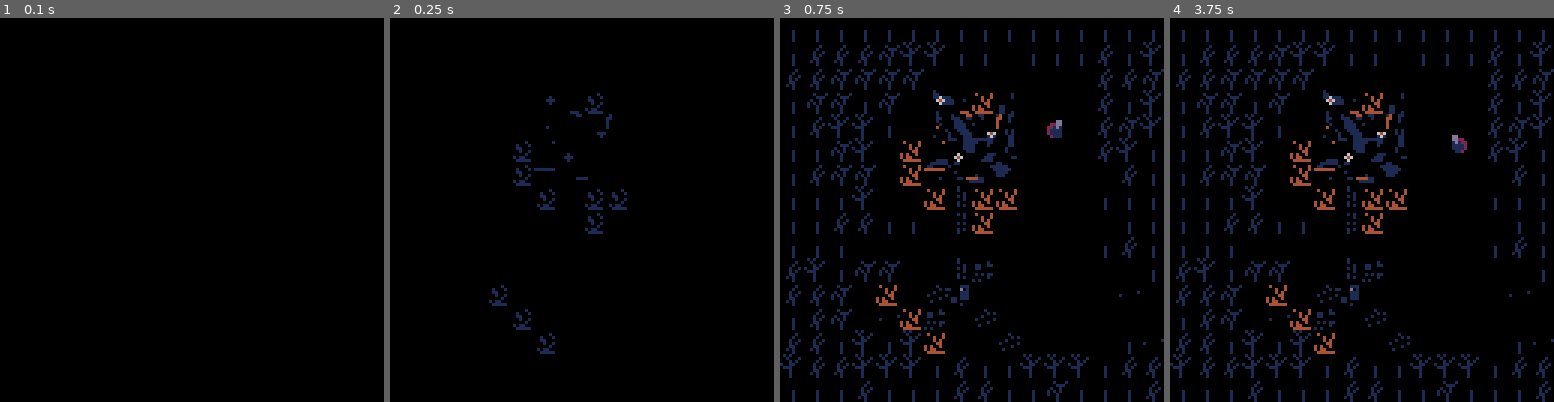
Above: before the commit, frames 1-4 (left to right).
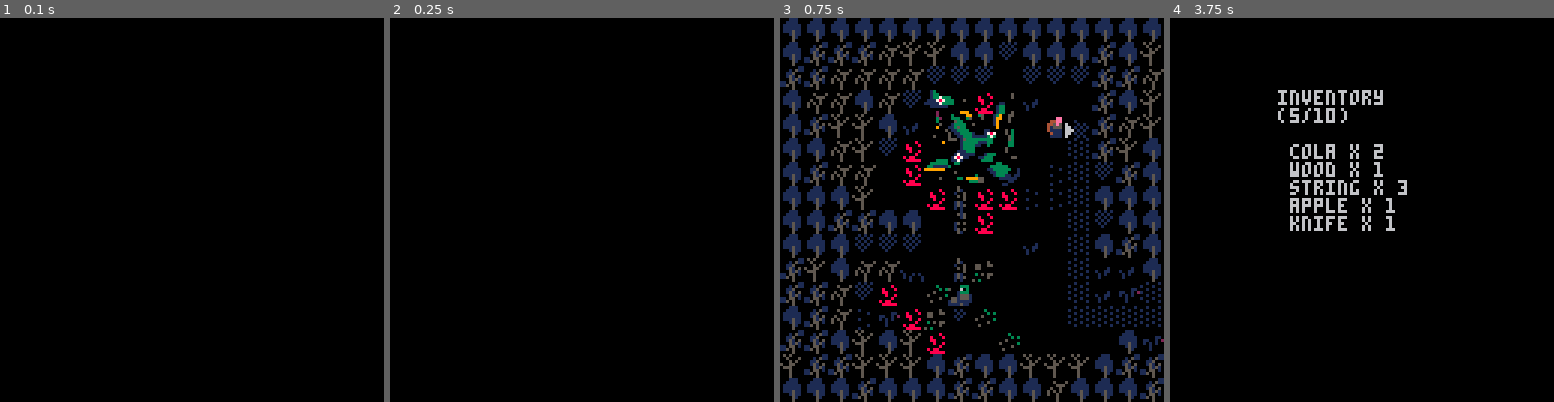
Above: after the commit, the same moments.

Repository: obsfx/zero-ld46
Game: PICO-8 cartridge ld46.p8
The game is run twice, just before and just after one commit, with the same random seed, the same clock (stepped at 60 frames per second) and the same inputs.
Inputs:
- Up to frame 1 (0.1 s): no input
- Up to frame 2 (0.25 s): no input
- Up to frame 3 (0.75 s): tap X (X key) at 0.33 s; tap O (Z key) at 0.7 s
- Up to frame 4 (3.75 s): tap X (X key) at 1.07, 1.85, 2.97 s; hold Right 1.6-2.1 s; tap O (Z key) every 0.4 s from 1.7 to 3.7 s; hold Up 2.15-2.42 s; hold Right 2.47-3.03 s; hold Left 3.08-3.58 s; hold Down from 3.63 s (still down)

Frame 1 is identical in both runs. In frame 2, 1.2% of the frame differs, in the area x 25-62%, y 19-88%; in frame 3, 30%, in the area x 0-100%, y 0-100%; in frame 4, 13%.

Commit message:
enemy ai some levels

Diff:
--- a/ld46.p8
+++ b/ld46.p8
@@ -9,7 +9,7 @@
 	setfade("in")
 end
 
-function _update60()
+function _update()
 	_s.t+=1
 	if _s.usts then
 		_s.csc:u()
@@ -94,8 +94,9 @@
 
 	u=function(s)
 		_s.plyr:u()
-		oblts(_s.pblts,_s.enms)
+		oblts(_s.pblts,enpl["e".._s.cc.."_".._s.cr])
 		oblts(_s.eblts,{_s.plyr})
+		oall(enpl["e".._s.cc.."_".._s.cr])
 --		operate(s.objs)
 		mapanm(s.manms)
 --		s.p:u()
@@ -111,6 +112,8 @@
 		_s.plyr:d()
 		dall(_s.pblts)
 		dall(_s.eblts)
+
+		dall(enpl["e".._s.cc.."_".._s.cr])
 --		d_rb(s.objs, 11)
 --		d_rc(s.objs, 10)
 --		s.p:d()
@@ -120,6 +123,10 @@
 }
 -->8
 --util
+function dis(a,b)
+	return sqrt((a.x-b.x)*(a.x-b.x)+(a.y-b.y)*(a.y-b.y))
+end
+
 --fade in/out
 function setfade(t, cbfn)
 	if t=="in" then
@@ -214,24 +221,26 @@
 function oblts(ap,bp)
 	for a in all(ap) do
 		a:u()
-		local ah=sqrt(a.x*a.x+a.y*a.y)
 
 		for b in all(bp) do
-			local bh=sqrt(b.x*b.x+b.y*b.y)
-			if abs(ah-bh)<5 then
+			if dis(a,b)<5 then
 				printh("dang")
 			end
 		end
 
+	end
+end
+
+function oall(objs)
+	for o in all(objs) do
+		o:u()
 	end
 end
 
 --drawng
 function dall(objs)
 	for o in all(objs) do
-		if o.de then
-			o:d()
-		end
+		o:d()
 	end
 end
 
@@ -339,6 +348,7 @@
 	_s.cr=flr(y/128)*16
 	_s.cx=flr(x/128)*128
 	_s.cy=flr(y/128)*128
+	printh(_s.cc.." ".._s.cr)
 	camera(_s.cx,_s.cy)
 end
 
@@ -447,9 +457,13 @@
 			{7,1},
 		},
 
-		bbs=2,
-		bx=2,
+		bbs=3,
+		bx=3,
 		by=0,
+
+		mrx=2,
+		mry=2,
+		mrf=10,
 
 		mvu=function(s)
 			if _s.msts then
@@ -464,6 +478,10 @@
 					mvd=true
 					s.bx=-s.bbs
 					s.by=0
+
+					s.mrx=-2
+					s.mry=2
+					s.mrf=11
 				end
 				if btn(1) then
 					s.dx=s.sx
@@ -471,22 +489,32 @@
 					mvd=true
 					s.bx=s.bbs
 					s.by=0
+
+					s.mrx=2
+					s.mry=2
+					s.mrf=10
 				end
 				if btn(2) then
 					s.dy=-s.sy
 					mvd=true
 					s.bx=0
 					s.by=-s.bbs
+					s.mrx=0
+					s.mry=-2
+					s.mrf=12
 				end
 				if btn(3) then
 					s.dy=s.sy
 					mvd=true
 					s.bx=0
 					s.by=s.bbs
+					s.mrx=0
+					s.mry=2
+					s.mrf=13
 				end
 				if btnp(5) then
 					add(_s.pblts,
-					bullet(s.x,s.y,s.bx,s.by,_s.pblts))
+					bullet(s.x+s.bx+4,s.y+s.by+6,s.bx,s.by,_s.pblts))
 				end
 
 				if mvd then
@@ -510,20 +538,6 @@
 					openinv(s.inv)
 				end
 			end
-
---			if _s.inv then
---				if btnp(2) then
---					if _s.invi>1 then
---						_s.invi-=1
---					end
---				end
---
---				if btnp(3) then
---					if _s.invi<#_s.invb then
---						_s.invi+=1
---					end
---				end
---			end
 		end,
 
 		chckintr=function(s)
@@ -564,6 +578,8 @@
 			spr(
 			s.canm[1]+((_s.t/s.canm[3])%s.canm[2]),
 			s.x,s.y,1,1,s.flp)
+
+			spr(s.mrf,s.x+s.mrx,s.y+s.mry)
 		end
 	}
 
@@ -619,8 +635,242 @@
 		end
 	}
 
-	mt=merge_t(t,mob(x,y,6,6,sx,sy))
+	mt=merge_t(t,mob(x-4,y-4,4,4,sx,sy))
 	return mt
+end
+
+function enemy(x,y)
+	local t={
+		enmy=true,
+
+		anms={
+			--sprite,frame,speed
+			{36,4,3},
+			{36,2,20}
+		},
+
+		bbs=3,
+		bx=3,
+		by=0,
+		mvdec=0,
+		mvdex=0,
+		mvdey=0,
+
+		alarmed=false,
+		trgt={},
+
+		firec=0,
+		rtc=0,
+
+		mvl=function(s)
+			s.dx=-s.sx
+			if s.rtc==0 then
+				s.flp=true
+				if s.alarmed then
+					s.rtc=30
+				end
+			end
+			mvd=true
+		end,
+
+		mvr=function(s)
+			s.dx=s.sx
+			if s.rtc==0 then
+				s.flp=false
+				if s.alarmed then
+					s.rtc=30
+				end
+			end
+			mvd=true
+		end,
+
+		mvt=function(s)
+			s.dy=-s.sy
+			mvd=true
+		end,
+
+		mvb=function(s)
+			s.dy=s.sy
+			mvd=true
+		end,
+
+		checkalrm=function(s)
+			if dis(_s.plyr,s)<45 then
+				s.alarmed=true
+				s.trgt=_s.plyr
+
+				for en in all(enpl["e".._s.cc.."_".._s.cr]) do
+						if en != s then
+							if dis(_s.plyr,en)<=dis(_s.plyr,s) then
+								s.trgt=en
+							end
+						end
+				end
+			end
+		end,
+
+		alrm=function(s)
+			if s.alarmed then
+				local mvd=false
+				s.sx=0.75
+				s.sy=0.75
+
+				if dis(s.trgt,s)>16 then
+					if abs((_s.plyr.x-s.x))>4 then
+						if _s.plyr.x>s.x then
+							s:mvr()
+							mvd=true
+						else
+							s:mvl()
+							mvd=true
+						end
+					end
+
+					if abs((_s.plyr.y-s.y))>4 then
+						if _s.plyr.y>s.y then
+							s:mvb()
+							mvd=true
+						else
+							s:mvt()
+							mvd=true
+						end
+					end
+				end
+				if mvd then
+					s:mv()
+
+					s.canm=s.anms[1]
+				else
+					s.canm=s.anms[2]
+				end
+
+				if s.firec>0 then
+					s.firec-=1
+				else
+					s.firec=rnd(40)+15
+					s:fire()
+				end
+			end
+		end,
+
+		fire=function(s)
+			if abs(s.x-_s.plyr.x)>abs(s.y-_s.plyr.y) then
+				s.by=0
+
+				if s.x>_s.plyr.x then
+					s.bx=-s.bbs
+				else
+					s.bx=s.bbs
+				end
+			else
+				s.bx=0
+
+				if s.y>_s.plyr.y then
+					s.by=-s.bbs
+				else
+					s.by=s.bbs
+				end
+			end
+
+			add(_s.eblts,
+			bullet(s.x+s.bx+5,s.y+s.by+5,s.bx,s.by,_s.eblts))
+		end,
+
+		wlkdecide=function(s)
+			s.sx=0.5
+			s.sy=0.5
+			s.mvdec=45
+
+			local rfx,rfy=rnd(30),rnd(30)
+
+			if rfx<5 then
+				s.mvdex=-1
+			elseif rfx>25 then
+				s.mvdex=1
+			else
+				s.mvdex=0
+			end
+
+			if rfy<2 then
+				s.mvdey=-1
+			elseif rfx>28 then
+				s.mvdey=1
+			else
+				s.mvdey=0
+			end
+		end,
+
+		mvu=function(s)
+			if _s.msts then
+				local mvd=false
+
+				s.dx=0
+				s.dy=0
+
+				if s.mvdec>0 then
+					s.mvdec-=1
+
+					if s.mvdex==-1 then
+						s:mvl()
+						mvd=true
+					elseif s.mvdex==1 then
+						s:mvr()
+						mvd=true
+					end
+
+					if s.mvdey==-1 then
+						s:mvt()
+						mvd=true
+					elseif s.mvdey==1 then
+						s:mvb()
+						mvd=true
+					end
+				else
+					if not s.alarmed then
+						s:wlkdecide()
+					end
+				end
+
+				if mvd then
+					s:mv()
+
+					if s.dx==0 and s.mvdex!=0 then
+						s.mvdec=0
+					end
+
+					if s.dy==0 and s.mvdey!=0 then
+						s.mvdec=0
+					end
+
+					s.canm=s.anms[1]
+				else
+					s.canm=s.anms[2]
+				end
+
+			end
+		end,
+
+		u=function(s)
+			if s.rtc>0 then
+				s.rtc-=1
+			end
+
+			s:checkalrm()
+			if not s.alarmed then
+				s:mvu()
+			else
+				s:alrm()
+			end
+		end,
+
+		d=function(s)
+			spr(
+			s.canm[1]+((_s.t/s.canm[3])%s.canm[2]),
+			s.x,s.y,1,1,s.flp)
+		end
+	}
+
+	return merge_t(t,mob(x,y,8,8,1,1))
 end
 -->8
 --data
@@ -665,6 +915,34 @@
 	}
 }
 
+--enemy placement
+
+enpl={
+	e16_16={
+		enemy(224,184),
+		enemy(184,184),
+	},
+	e32_16={
+		enemy(320,160),
+		enemy(344,208),
+		enemy(296,216),
+	},
+	e32_0={
+		enemy(304,56),
+		enemy(344,72),
+		enemy(368,48),
+	},
+	e48_0={
+		enemy(448,88),
+		enemy(488,72),
+		enemy(456,104),
+	},
+	e48_16={
+		enemy(480,184),
+		enemy(408,216),
+	}
+}
+
 
 
 
@@ -795,29 +1073,37 @@
 
 __gff__
 0000000000000000000000000000000000000000000000000000000000000000000000000000000000000000000000000000000000000000000000000000000000000000000000050000000100000000000000000000000000000000010000000000000000000001010101000101000001010000000000000000000000000100
-0000000000000000000001000101010100000000000000010000010001000001000000000000000000468600010000010101000000000001010101000101010100000000000000000000000000000000000000000000000000000000000000000000000000000000000000000000000000000000000000000000000000000000
+0000000000000000000001000101010100000000000000010000010001000001000000000000000000468600010000010101000000000101010101000101010100010101010000000000000000000000000100000100000000000000000000000001000101000000000000000000000000010101010000000000000000000000
 __map__
-6767676767676767676767676767676767676767676767676767676767676767000000000000000000000000000000000000000000000000000000000000000000000000000000000000000000000000000000000000000000000000000000000000000000000000000000000000000000000000000000000000000000000000
-676868686a696967677767676768676967676700000067670068676869676867000000000000000000000000000000000000000000000000000000000000000000000000000000000000000000000000000000000000000000000000000000000000000000000000000000000000000000000000000000000000000000000000
-68686a6a6a6a7777770077777768686a67000000690000000000000069696767000000000000000000000000000000000000000000000000000000000000000000000000000000000000000000000000000000000000000000000000000000000000000000000000000000000000000000000000000000000000000000000000
-676a6a676a774b4c714e42000068676969404069698097979797979769696967000000000000000000000000000000000000000000000000000000000000000000000000000000000000000000000000000000000000000000000000000000000000000000000000000000000000000000000000000000000000000000000000
-6768696967425b5c5d5e400064686a6969406977779797979797979797696967000000000000000000000000000000000000000000000000000000000000000000000000000000000000000000000000000000000000000000000000000000000000000000000000000000000000000000000000000000000000000000000000
-67676a6977716b6c6d6e40007468696767407700809797979797979797776867000000000000000000000000000000000000000000000000000000000000000000000000000000000000000000000000000000000000000000000000000000000000000000000000000000000000000000000000000000000000000000000000
-67686a6a40717b7c7d7e4044747768676740004280bab7bab7b7b9b7ba006867000000000000000000000000000000000000000000000000000000000000000000000000000000000000000000000000000000000000000000000000000000000000000000000000000000000000000000000000000000000000000000000000
-67676769404071577170444474676767676a0000808045420000aa0000006767000000000000000000000000000000000000000000000000000000000000000000000000000000000000000000000000000000000000000000000000000000000000000000000000000000000000000000000000000000000000000000000000
-67676868676740587100000074776767696a7400676900000000749797976867000000000000000000000000000000000000000000000000000000000000000000000000000000000000000000000000000000000000000000000000000000000000000000000000000000000000000000000000000000000000000000000000
-6767677777774040404042007467686769686874776900420097979797976767000000000000000000000000000000000000000000000000000000000000000000000000000000000000000000000000000000000000000000000000000000000000000000000000000000000000000000000000000000000000000000000000
-6869676a6a510057480000007442426769687774007774747497979797976867000000000000007474747474747474747474747474000000000000000000000000000000000000000000000000000000000000000000000000000000000000000000000000000000000000000000000000000000000000000000000000000000
-68686a77700049474040400074424574777740744040744052b7b9b7b8ba6767000000000000747400000000000000007400000074747400000000000000000000000000000000000000000000000000000000000000000000000000000000000000000000000000000000000000000000000000000000000000000000000000
-67686a4445704878494040007474747474747474747474747474aa4569676767000000000000740000000000000000000000000000007474000000000000000000000000000000000000000000000000000000000000000000000000000000000000000000000000000000000000000000000000000000000000000000000000
-6868676967697040404900000000674567676767404040407440407474696867000000000000747474000000000000000000000000000074747474000000000000000000000000000000000000000000000000000000000000000000000000000000000000000000000000000000000000000000000000000000000000000000
-6968686969696768676769696967686867686769696769687474747467696867000000000000000074740000000000000000000000000000000074747474000000000000000000000000000000000000000000000000000000000000000000000000000000000000000000000000000000000000000000000000000000000000
-67676768676767686867676a6767676867676768676767676774676769696767000000000000000000747400000000000000000000000000000000000074000000000000000000000000000000000000000000000000000000000000000000000000000000000000000000000000000000000000000000000000000000000000
-0000000000000000000000000000000000000000000000000074740000000000000000000000000000007400000000000000000000000000000000000000000000000000000000000000000000000000000000000000000000000000000000000000000000000000000000000000000000000000000000000000000000000000
-0000000000000000000000000000000000000000000000000074747474747400000000000000000000747400000000000000000000000000000000000000000000000000000000000000000000000000000000000000000000000000000000000000000000000000000000000000000000000000000000000000000000000000
-0000008c8d8e8d8e8f0000000000000000000000000000000074000000007400000000000000000074740000000000000000000000000000000000000000000000000000000000000000000000000000000000000000000000000000000000000000000000000000000000000000000000000000000000000000000000000000
-00008cb09d009d9eb18f0000008c8e8f00000074747474747474000000007400000000007474747474000000000000000000000000000000000000000000000000000000000000000000000000000000000000000000000000000000000000000000000000000000000000000000000000000000000000000000000000000000
-00009c000000ad00009f008c8eb0009f00007474000000000000000000007474747474747400000000000000000000000000000000000000000000000000000000000000000000000000000000000000000000000000000000000000000000000000000000000000000000000000000000000000000000000000000000000000
-0000bcbdbdbebea9bebf00acad00ad9f00000000000000000000000000000000000000000000000000000000000000000000000000000000000000000000000000000000000000000000000000000000000000000000000000000000000000000000000000000000000000000000000000000000000000000000000000000000
-0000000000008a9a9a0000bca9bebebf00000000000000000000000000000000000000000000000000000000000000000000000000000000000000000000000000000000000000000000000000000000000000000000000000000000000000000000000000000000000000000000000000000000000000000000000000000000
-00000000000000000000008a9a8a000000000000000000000000000000000000000000000000000000000000000000000000000000000000000000000000000000000000000000000000000000000000000000000000000000000000000000000000000000000000000000000000000000000000000000000000000000000000
+6767676767676767676767676767676767676767676767676767676767676767696767676967676767676a6a6a676a676767676767676967676767676767670000000000000000000000000000000000000000000000000000000000000000000000000000000000000000000000000000000000000000000000000000000000
+676868686a696967677767676768676967676700000067670068676869676867696967676767696a6a67676767676a676769696969696967676969676767670000000000000000000000000000000000000000000000000000000000000000000000000000000000000000000000000000000000000000000000000000000000
+68686a6a6a6a7777770077777768686a67000000690000000000000069696767676767676767696969696967676767676767676767676969696969676767676700000000000000000000000000000000000000000000000000000000000000000000000000000000000000000000000000000000000000000000000000000000
+676a6a676a774b4c714e4200006867696940406969809797979797976969696767676a6a67000000749797970000686767676a6a670000e3404040000067686700000000000000000000000000000000000000000000000000000000000000000000000000000000000000000000000000000000000000000000000000000000
+6768696967425b5c5d5e400064686a696940697777979797979797979769696767676a4040404097979797970000686767676a40404040e14074404000e4686700000000000000000000000000000000000000000000000000000000000000000000000000000000000000000000000000000000000000000000000000000000
+67676a6977716b6c6d6e400074686967674077008097979797979797977768676700749797974097979797974000676767409797979740e14040714040e4676700000000000000000000000000000000000000000000000000000000000000000000000000000000000000000000000000000000000000000000000000000000
+67686a6a40717b7c7d7e4044747768676740004280bab7bab7b7b9b7ba00686767979797979774b7b9b7b8ba404074747474b7b8b6ba74d17474404040e4686700000000000000000000000000000000000000000000000000000000000000000000000000000000000000000000000000000000000000000000000000000000
+67676769404071577170444474676767676a0000808045420000aa00000067676797979797970000aa7440404040747474740000404040d10074404040e4676700000000000000000000000000000000000000000000000000000000000000000000000000000000000000000000000000000000000000000000000000000000
+67676868676740587100000074776767696a740067690000000074979797686767b7b9b7b8ba0042007440404074747474744040404040f1f2f2f34040f4746700000000000000000000000000000000000000000000000000000000000000000000000000000000000000000000000000000000000000000000000000000000
+67676777777740404040420074676867696868747769004200979797979767676700aa747474744040740074979797686800804040404040404040404074676700000000000000000000000000000000000000000000000000000000000000000000000000000000000000000000000000000000000000000000000000000000
+6869676a6a510057480000007442426769687774007774747497979797976867670040406940747474749797979797686700404040696940407440404040676700000000000000000000000000000000000000000000000000000000000000000000000000000000000000000000000000000000000000000000000000000000
+68686a77700049474040400074424574777740744040744052b7b9b7b8ba6767684040696940404040749797979797686840404040696940407440404040406700000000000000000000000000000000000000000000000000000000000000000000000000000000000000000000000000000000000000000000000000000000
+67686a4445704878494040007474747474747474747474747474aa456967676768404042454645404074b7b9b7b8ba676869694040404040407440404040406700000000000000000000000000000000000000000000000000000000000000000000000000000000000000000000000000000000000000000000000000000000
+68686769676970404049000000006745676767674040404074404074746968676800404040404040407440aa404068676869694040407140407440004040686700000000000000000000000000000000000000000000000000000000000000000000000000000000000000000000000000000000000000000000000000000000
+6968686969696768676769696967686867686769696769747474747467696867676840686840404040747474696967676768696868404040407474006969676700000000000000000000000000000000000000000000000000000000000000000000000000000000000000000000000000000000000000000000000000000000
+67676768676767686867676a6767676867696768676767677474747469696767676868686868686940744040696767676768686868686869407469696767676700000000000000000000000000000000000000000000000000000000000000000000000000000000000000000000000000000000000000000000000000000000
+000000000000000000000000000000006769676969696969007474006969676767676767676740d440744040404067676767676767676867407469696767676700000000000000000000000000000000000000000000000000000000000000000000000000000000000000000000000000000000000000000000000000000000
+0000008c8d8e8d8e8f000000000000006969696969676769007474747469696767676767670000d440747400000068676767676969696867407469676869686700000000000000000000000000000000000000000000000000000000000000000000000000000000000000000000000000000000000000000000000000000000
+00008cb09d009d9eb18f0000008c8e8f6768000074979797007400007400697440676868670000e14074c1c3000068676868686867696867407467686969676700000000000000000000000000000000000000000000000000000000000000000000000000000000000000000000000000000000000000000000000000000000
+00009cae9d009d9eae9f008c8eb0009f6768009797979797747400007474747400404040e3f3f2f44074d400000067676868e36767676767407467696967676700000000000000000000000000000000000000000000000000000000000000000000000000000000000000000000000000000000000000000000000000000000
+00009c000000ad00009f00acaeae009f6768749797979797740000000074747474747474740000007474d400006868676867d17474000000747467696867686700000000000000000000000000000000000000000000000000000000000000000000000000000000000000000000000000000000000000000000000000000000
+0000bcbdbdbebea9bebf00acad00ad9f676867b7b9b7b8ba744343004068747400000000004300000074f1f2f3f468676867000000430000007467676769686700000000000000000000000000000000000000000000000000000000000000000000000000000000000000000000000000000000000000000000000000000000
+0000000000008a9a9a0000bca9bebebf67696940aa7474747443404040696967674343000043000000744040404068676767430000430000007440404069686700000000000000000000000000000000000000000000000000000000000000000000000000000000000000000000000000000000000000000000000000000000
+00000000000000000000008a9a8a000067696840400000007400000040686967670080979797979797747400006767676767e49797979797977474000067676700000000000000000000000000000000000000000000000000000000000000000000000000000000000000000000000000000000000000000000000000000000
+000000000000000000000000000000006768680074979797740000749797976767009797979797979797740000006767676797979797979797974040c3c2676700000000000000000000000000000000000000000000000000000000000000000000000000000000000000000000000000000000000000000000000000000000
+0000000000000000000000000000000068680097979797977400979797979767680097979797979797977400434567676767979797979797979774004345676700000000000000000000000000000000000000000000000000000000000000000000000000000000000000000000000000000000000000000000000000000000
+00000000000000000000000000000000686800979797979774749797979797676800bab7bab7b7b9b7ba7400676768676767bab7bab7b7b9b7ba74006767686700000000000000000000000000000000000000000000000000000000000000000000000000000000000000000000000000000000000000000000000000000000
+00000000000000000000000000000000676800b7b9b7b8ba0074b7b9b7b8ba6768004040404040aa747474000068686767674040404040aa747474000068686700000000000000000000000000000000000000000000000000000000000000000000000000000000000000000000000000000000000000000000000000000000
+0000000000000000000000000000000067686774aa000000747400aa67696767676840686840404040404000696967676767404040404040404040006969676700000000000000000000000000000000000000000000000000000000000000000000000000000000000000000000000000000000000000000000000000000000
+0000000000000000000000000000000067696974747474747474747474696967676868686868686969696869696767676768404040404040404067696767676700000000000000000000000000000000000000000000000000000000000000000000000000000000000000000000000000000000000000000000000000000000
+0000000000000000000000000000000067676769696767676767676767676767676767676767676767676767676767676767676767676767676767676767670000000000000000000000000000000000000000000000000000000000000000000000000000000000000000000000000000000000000000000000000000000000
+0000000000000000000000000000000067676767676767676767676767676767676767676767676767676767676767676767676767676767676767676767670000000000000000000000000000000000000000000000000000000000000000000000000000000000000000000000000000000000000000000000000000000000
Not shown, changed: 55 lines of the sprite sheet (__gfx__) section of ld46.p8
